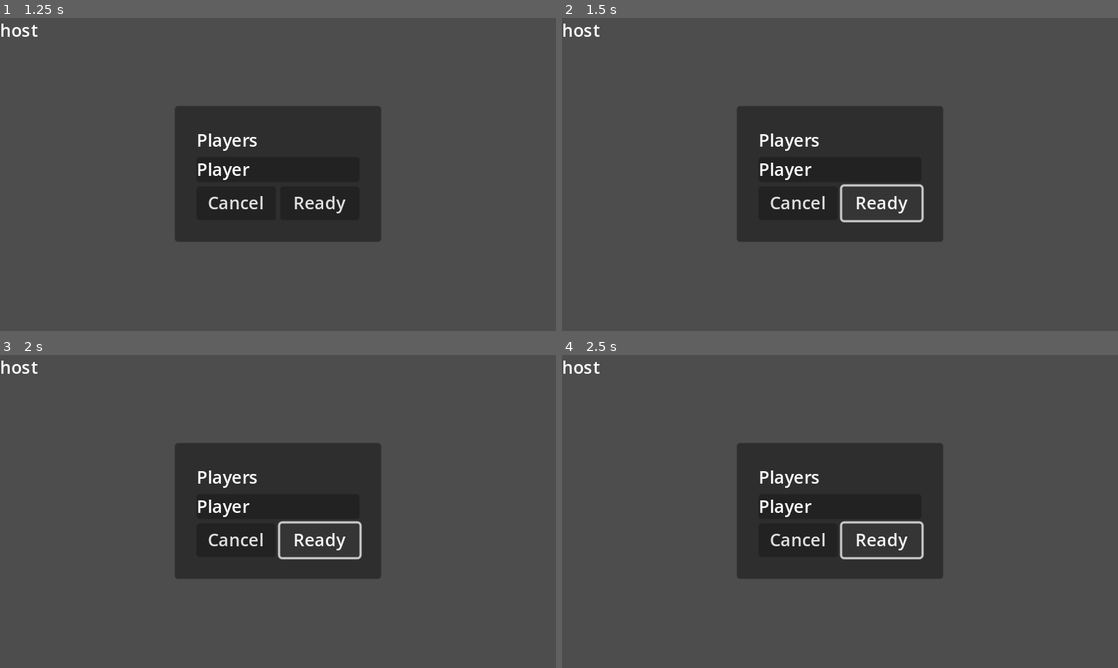
Above: before the commit, frames 1-4 (two rows, left to right).
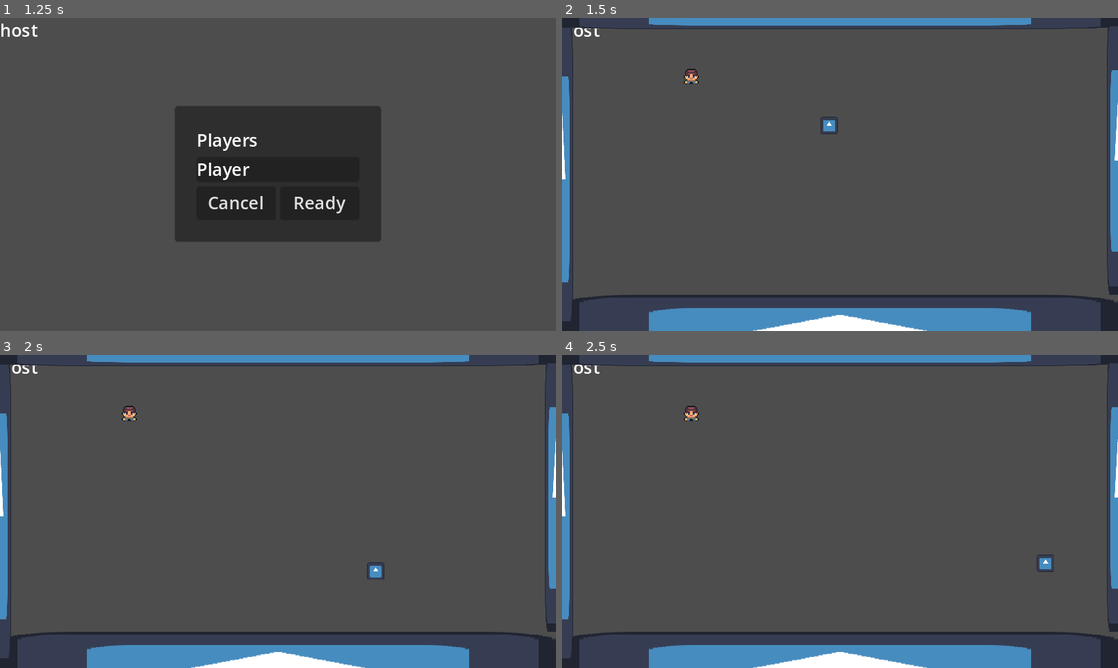
Above: after the commit, the same moments.

Repository: JorgeAraya99/Ultimate-Dodgeball
Game: Godot game, scene res://scenes/lobby.tscn
The game is run twice, just before and just after one commit, with the same random seed, the same clock (stepped at 60 frames per second) and the same inputs. The engine's default icon, where the game draws it, is replaced by a stand-in: a white triangle on a blue panel in a dark square.
Inputs (mouse positions are in pixels of both pictures, inside the frame that each line leads up to):
- Up to frame 1 (1.25 s): click "Host" at 0.5 s
- Up to frame 2 (1.5 s): click "Ready" at 1.25 s
- Up to frame 3 (2 s): no input
- Up to frame 4 (2.5 s): click (884, 539) at 2 s, where only the run before the commit has a clickable "Ready"

Frame 1 is identical in both runs. In frame 2, 25% of the frame differs, in the area x 0-100%, y 0-100%; in frame 3, 25%; in frame 4, 25%.
Error after the commit: Cannot call method 'get_unique_id' on a null value. (res://scenes/lobby.gd:89)

Commit message:
lobby WIP: lobby with ready

Diff:
--- a/game/scenes/lobby.gd
+++ b/game/scenes/lobby.gd
@@ -12,10 +12,11 @@
 @onready var pending = %Pending
 @onready var players: VBoxContainer = %Players
 
-
 @onready var cancel: Button = $PanelContainer/MarginContainer/Pending/HBoxContainer/Cancel
 @onready var ok: Button = $PanelContainer/MarginContainer/Pending/HBoxContainer/Ok
 
+#{ id: true}
+var status = {1: false}
 
 # Called when the node enters the scene tree for the first time.
 func _ready():
@@ -30,13 +31,15 @@
 	pending.hide()
 	#user.text = OS.get_environment("USERNAME")
 
+	ok.pressed.connect(_on_ok_pressed)
+
 func _on_host_pressed() -> void:
 	Debug.print("host")
 	var peer = ENetMultiplayerPeer.new()
 	peer.create_server(PORT, MAX_PLAYERS)
 	multiplayer.multiplayer_peer = peer
 	start.hide()
-	_add_player(user.text)
+	_add_player(user.text, multiplayer.get_unique_id())
 	pending.show()
 
 func _on_join_pressed() -> void:
@@ -45,7 +48,7 @@
 	peer.create_client(ip.text, PORT)
 	multiplayer.multiplayer_peer = peer
 	start.hide()
-	_add_player(user.text)
+	_add_player(user.text, multiplayer.get_unique_id())
 	pending.show()
 
 func _on_connected_to_server() -> void:
@@ -56,6 +59,7 @@
 
 func _on_peer_connected(id: int) -> void:
 	Debug.print("peer connected %d" % id)
+	rpc_id(id, "send_info", {"name": user.text})
 
 func _on_peer_disconnected(id: int) -> void:
 	Debug.print("peer disconnected %d" % id)
@@ -63,7 +67,39 @@
 func _on_server_disconnected() -> void:
 	Debug.print("server disconnected")
 
-func _add_player(name: String):
+func _add_player(name: String, id: int):
 	var label = Label.new()
+	label.name = str(id)
 	label.text = name
 	players.add_child(label)
+
+@rpc("any_peer","reliable")
+func send_info(info: Dictionary):
+	var name = info.name
+	var id = multiplayer.get_remote_sender_id()
+	_add_player(name, id)
+
+func _paint_ready(id :int) ->void:
+	for child in players.get_children():
+		if child.name == str(id):
+			child.modulate = Color.SPRING_GREEN
+
+func _on_ok_pressed() -> void:
+	rpc("player_ready")
+	_paint_ready(multiplayer.get_unique_id())
+
+@rpc("reliable", "any_peer", "call_local")
+func player_ready():
+	var id = multiplayer.get_remote_sender_id()
+	_paint_ready(id)
+	if multiplayer.is_server():
+		status[id] = true
+		var all_set = true
+		for set in status.values():
+			all_set = all_set and set
+		if all_set:
+			rpc("start_game")
+
+@rpc("any_peer", "call_local", "reliable")
+func start_game() -> void:
+	get_tree().change_scene_to_file("res://scenes/main.tscn")
